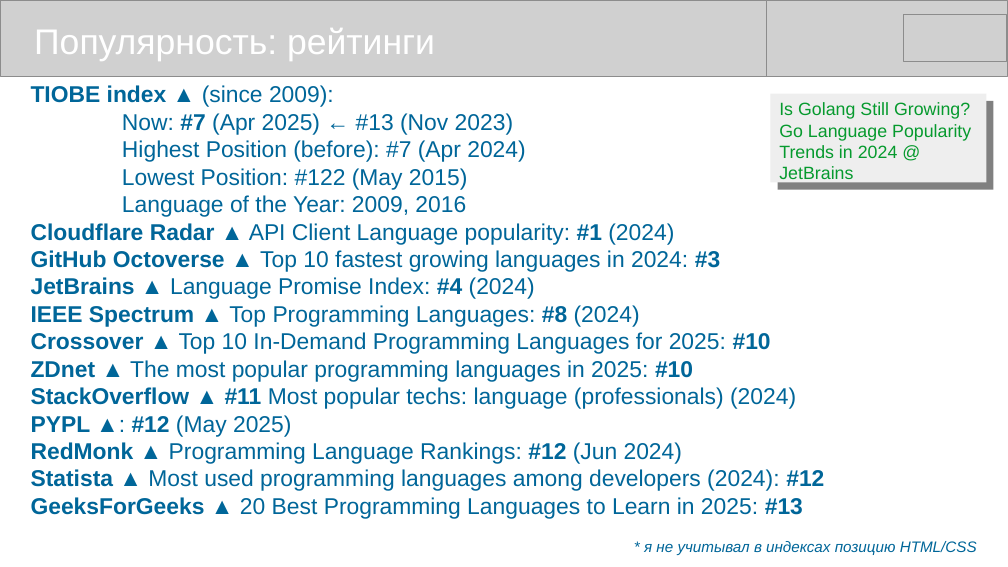
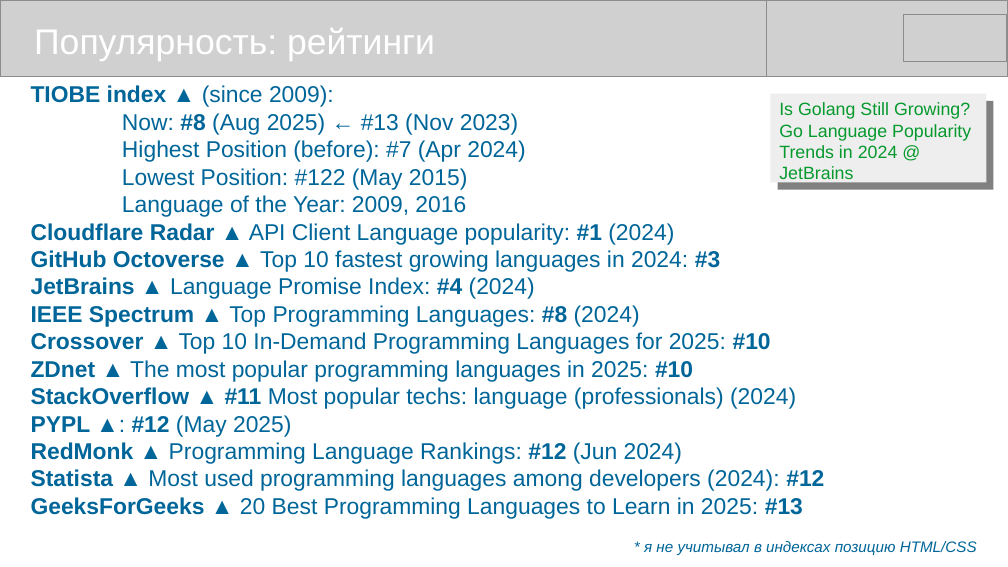
Before and after one commit to mike-shock/Go_language, a slide deck: slide 56 of Go_Review.odp. Drawn at 1008x567 pixels with LibreOffice and Linux fonts; fonts in the diff are those of the drawing; grey boxes stand for pictures. Boxes give left, top, right and bottom in pixels: in the first picture for what was removed or moved away, otherwise in the second. Text is boxed around its words. In the diff, an @@ line names an element or a change of style, - is before the commit and + after.

```diff
--- a/Go_Review.odp
+++ b/Go_Review.odp
@@ text at box(122, 113, 518, 135): text changed @@
-Now: #7 (Apr 2025) ← #13 (Nov 2023)
+Now: #8 (Aug 2025) ← #13 (Nov 2023)
```
Also in this commit, not shown: 2 other slides changed, 2 other files.
